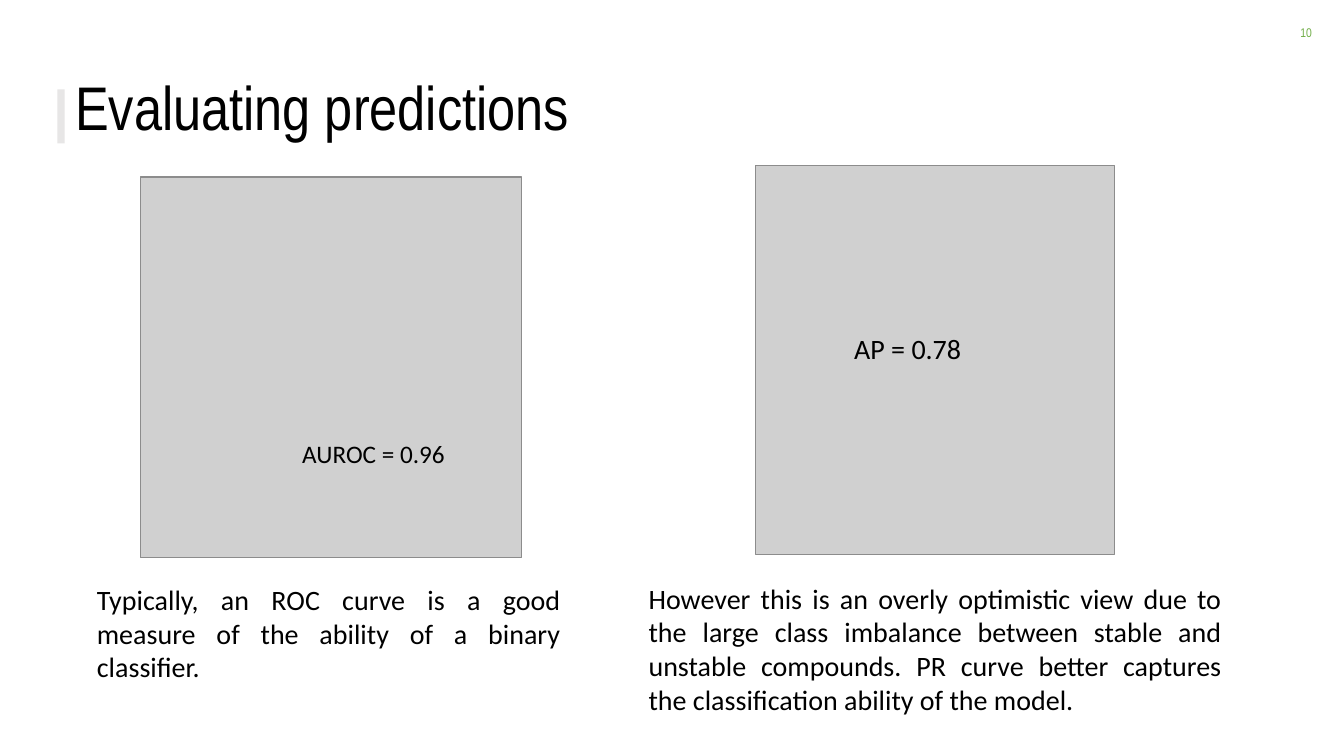
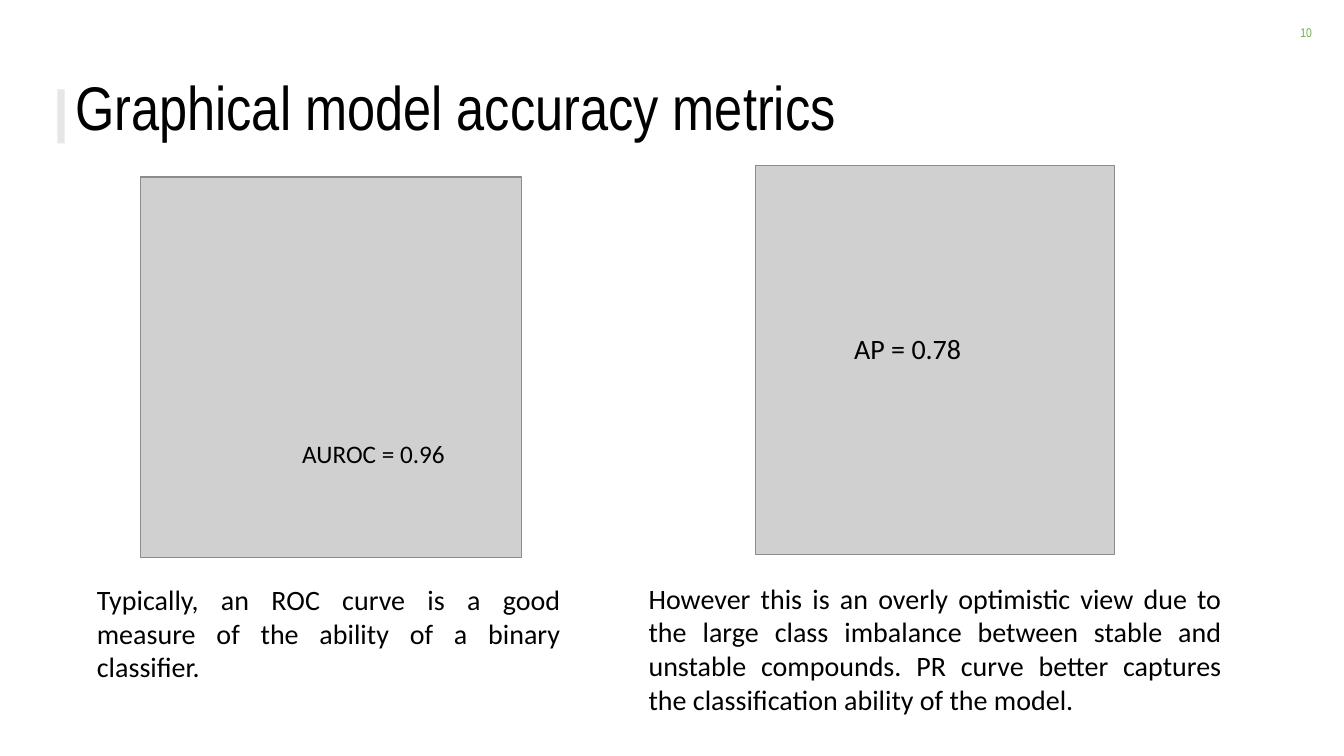
Before and after one commit to ckborg/DSE_challenge, a slide deck: slide 10 of DSE_challenge_slides.pptx. Drawn at 1344x756 pixels with LibreOffice and Linux fonts; fonts in the diff are those of the drawing; grey boxes stand for pictures; background and template pictures are left out. Boxes give left, top, right and bottom in pixels: in the first picture for what was removed or moved away, otherwise in the second. Text is boxed around its words. In the diff, an @@ line names an element or a change of style, - is before the commit and + after.

```diff
--- a/DSE_challenge_slides.pptx
+++ b/DSE_challenge_slides.pptx
@@ title at (75,85,836,142): text changed @@
-Evaluating predictions
+Graphical model accuracy metrics
```
Also in this commit, not shown: 6 other slides changed, 3 slides added, 5 slides removed, 1 other file.
